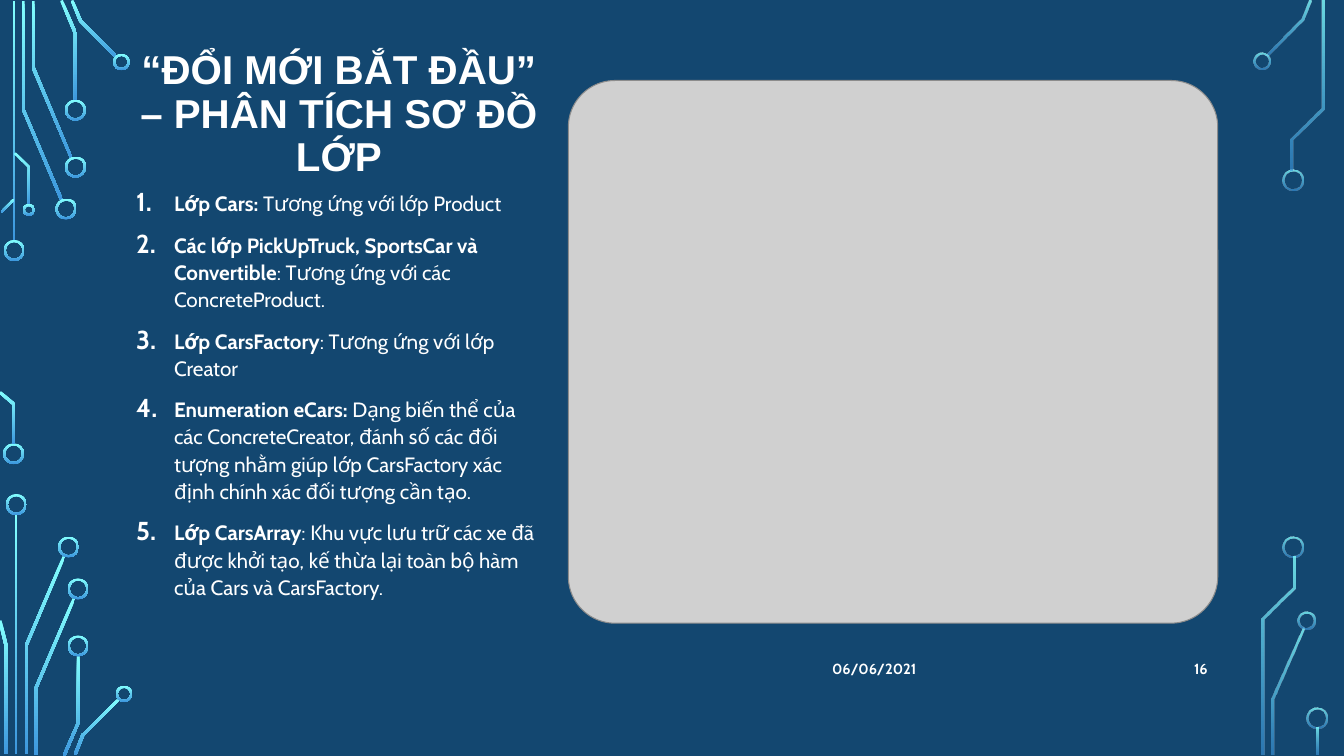
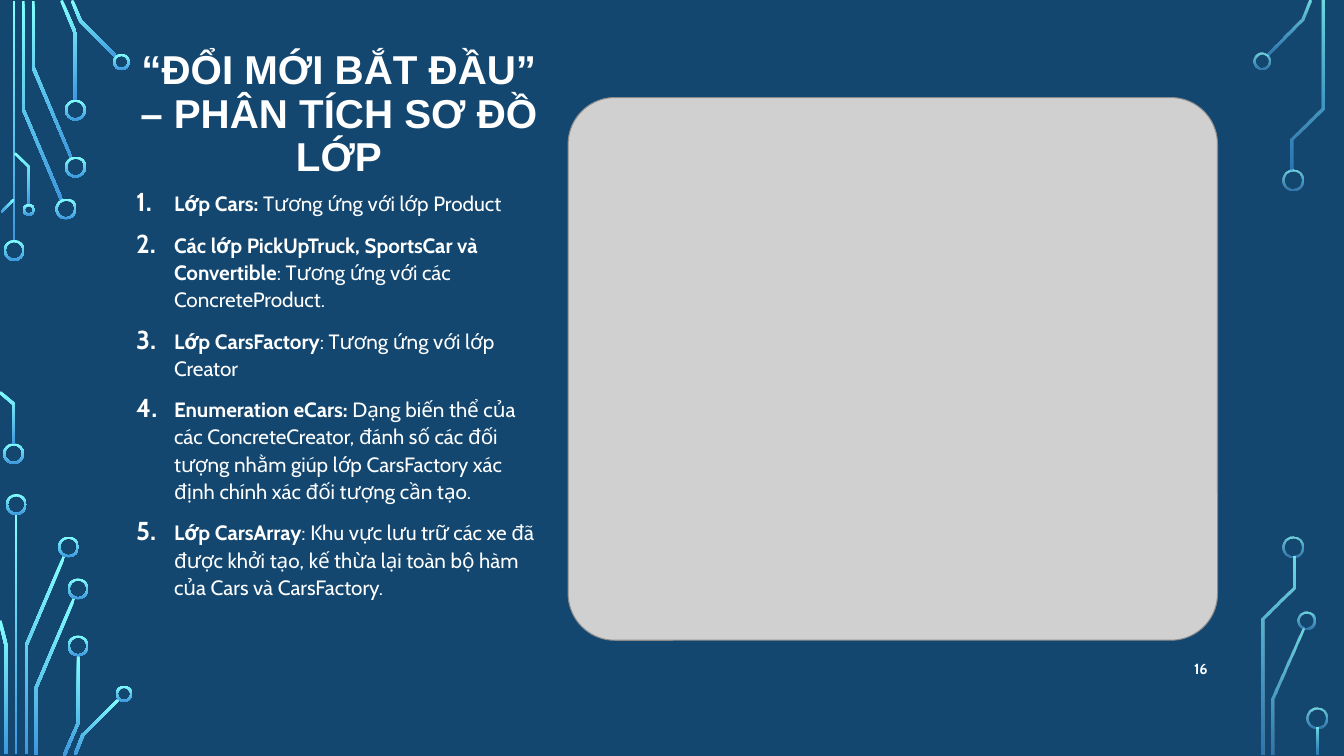
Before and after one commit to KhanhThinh/projects, a slide deck: slide 16 of docs/OOPForLife.pptx. Drawn at 1344x756 pixels with LibreOffice and Linux fonts; fonts in the diff are those of the drawing; grey boxes stand for pictures; background and template pictures are left out. Boxes give left, top, right and bottom in pixels: in the first picture for what was removed or moved away, otherwise in the second. Text is boxed around its words. In the diff, an @@ line names an element or a change of style, - is before the commit and + after.

Commit message:
210607 - BLTAnh - Code, images and final PPT

```diff
--- a/docs/OOPForLife.pptx
+++ b/docs/OOPForLife.pptx
@@ picture: place and size @@
-picture at [569, 81, 1218, 623]
+picture at [569, 98, 1218, 640]
@@ text removed at [832, 663, 916, 676] @@
-06/06/2021
```
Also in this commit, not shown: 28 other slides changed, 12 other files.
